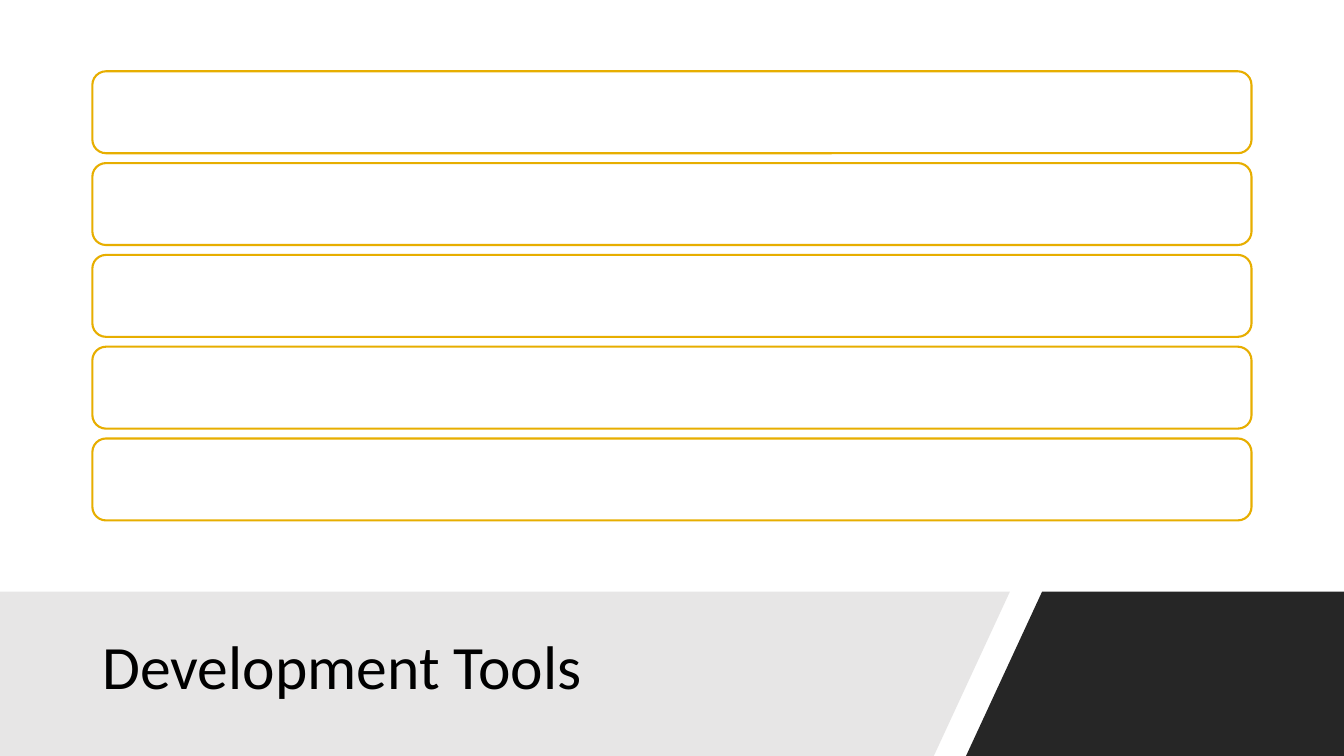
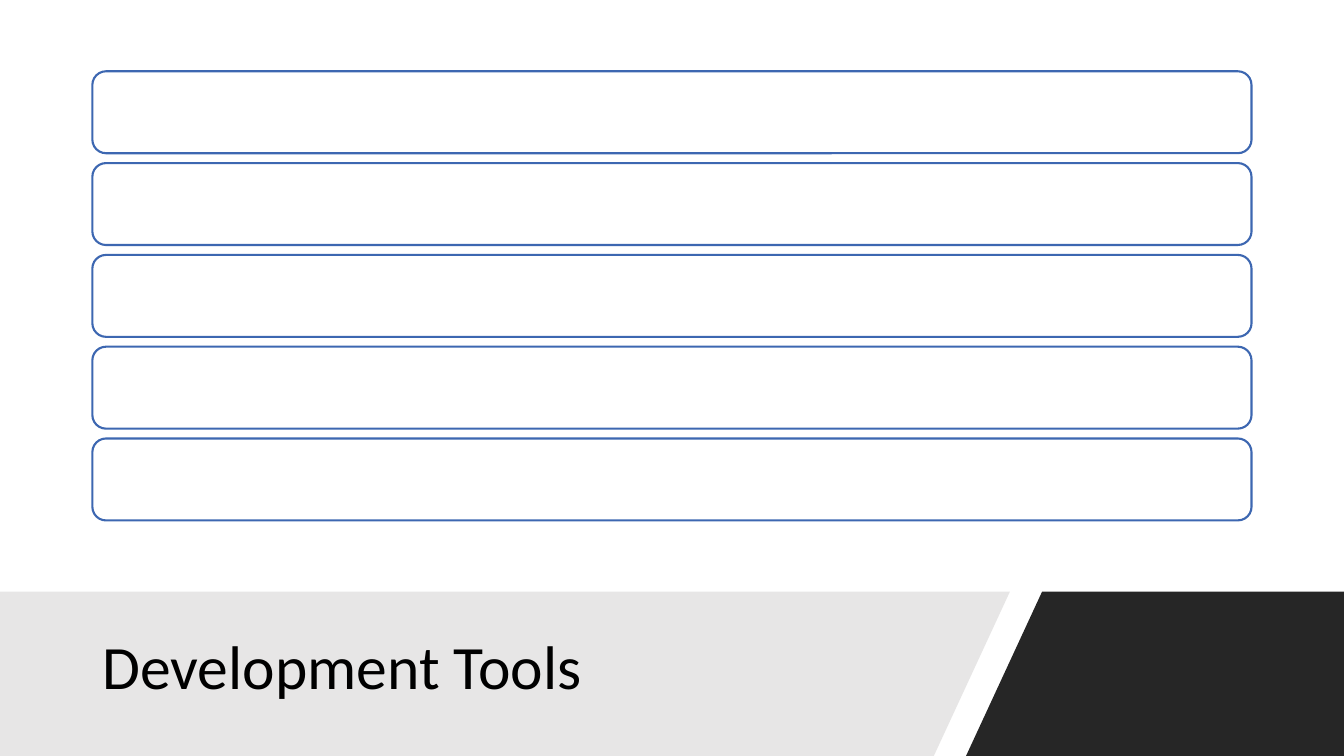
Before and after one commit to karthagokul/ChitChat, a slide deck: slide 6 of Overview.pptx. Drawn at 1344x756 pixels with LibreOffice and Linux fonts; fonts in the diff are those of the drawing. Boxes give left, top, right and bottom in pixels: in the first picture for what was removed or moved away, otherwise in the second. Text is boxed around its words. In the diff, an @@ line names an element or a change of style, - is before the commit and + after.

```diff
--- a/Overview.pptx
+++ b/Overview.pptx
@@ outline #E7AE00 1.5 pt to #3E67B2 1.5 pt in 5 elements at (93,72,1252,153), (93,163,1252,245), (93,255,1252,337), (93,347,1252,429), (93,439,1252,520) @@
```
Also in this commit, not shown: 7 other slides changed, 1 other file.
